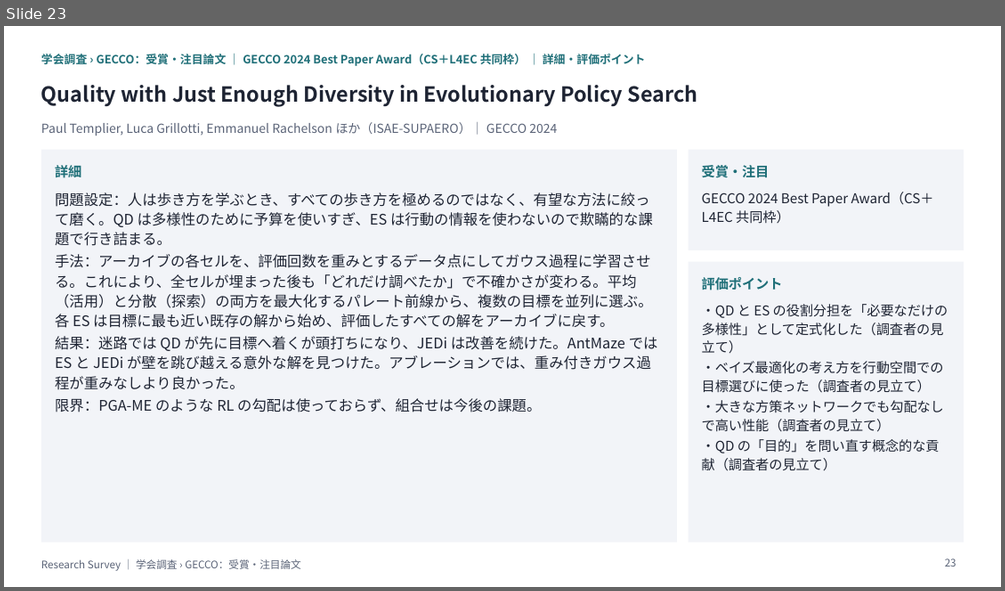
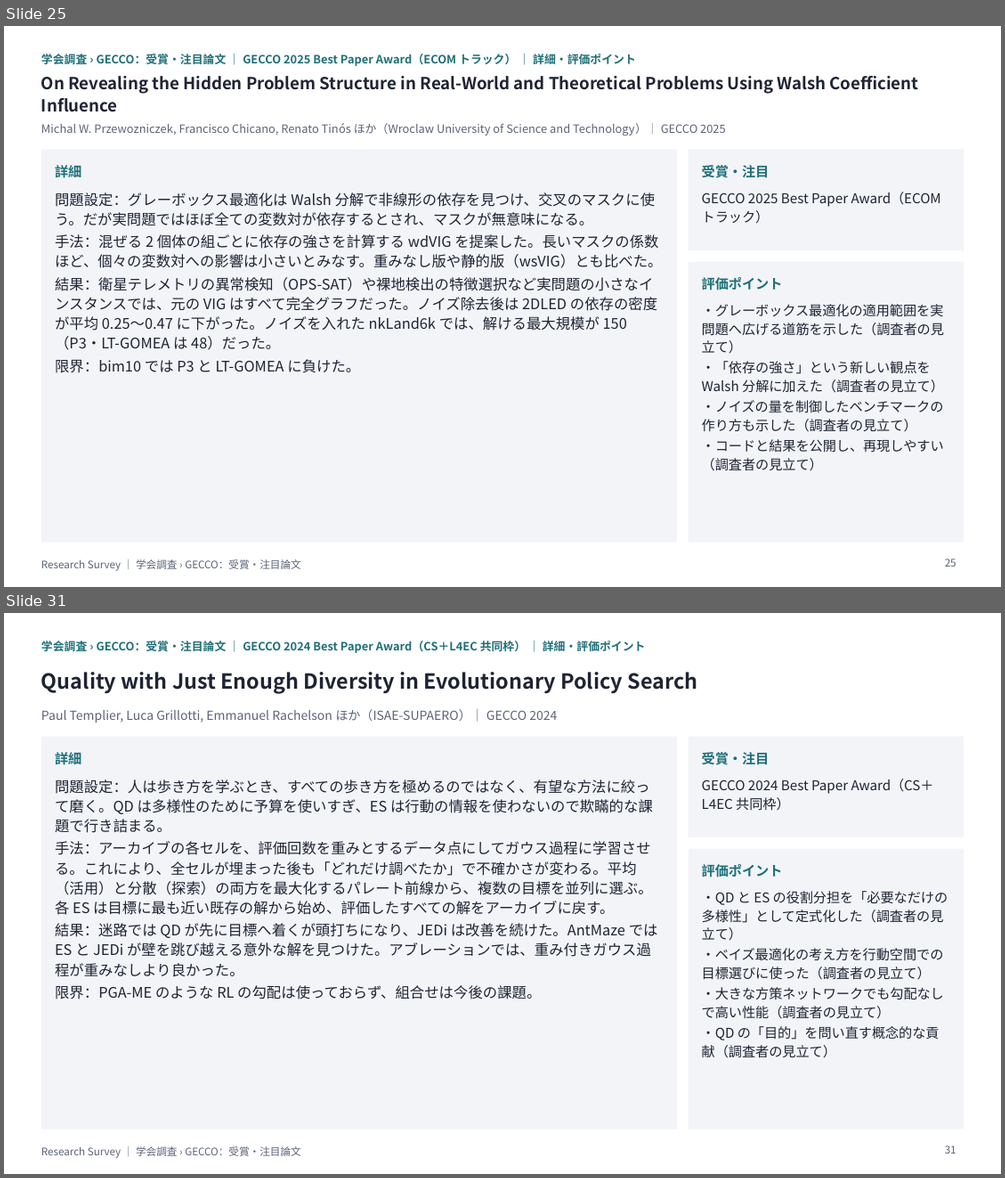
Before and after one commit to create-alt/researches, a slide deck: gecco/gecco.pptx. Shown one above the other, each under a label of ours: slide 23 before the commit, slides 25 and 31 after it; the slides between them are not shown. The pictures are 1005x591 and 1005x1178 pixels, drawn with LibreOffice and Linux fonts; fonts in the diff are those of the drawing. Boxes give left, top, right and bottom in pixels: in the first picture for what was removed or moved away, otherwise in the second. Text is boxed around its words. In the diff, an @@ line names an element or a change of style, - is before the commit and + after.

```diff
--- a/gecco/gecco.pptx
+++ b/gecco/gecco.pptx
@@ slide 25 added at (4,26,1001,587), background #FFFFFF; not listed: 6 template elements that a slide beside it also shows @@
@@ text added at (41,54,636,66), 11 pt, text #1F6F78, bold @@
+学会調査 › GECCO：受賞・注目論文 ｜ GECCO 2025 Best Paper Award（ECOM トラック） ｜ 詳細・評価ポイント
@@ text added at (41,76,919,112), 16 pt, text #1E2433, bold @@
+On Revealing the Hidden Problem Structure in Real-World and Theoretical Problems Using Walsh Coefficient Influence
@@ text added at (41,123,726,135), 11 pt, text #5B6478 @@
+Michal W. Przewozniczek, Francisco Chicano, Renato Tinós ほか（Wroclaw University of Science and Technology）｜ GECCO 2025
@@ text added at (55,192,662,373), 14 pt, text #1E2433 @@
+問題設定：グレーボックス最適化は Walsh 分解で非線形の依存を見つけ、交叉のマスクに使う。だが実問題ではほぼ全ての変数対が依存するとされ、マスクが無意味になる。
+手法：混ぜる 2 個体の組ごとに依存の強さを計算する wdVIG を提案した。長いマスクの係数ほど、個々の変数対への影響は小さいとみなす。重みなし版や静的版（wsVIG）とも比べた。
+結果：衛星テレメトリの異常検知（OPS-SAT）や裸地検出の特徴選択など実問題の小さなインスタンスでは、元の VIG はすべて完全グラフだった。ノイズ除去後は 2DLED の依存の密度が平均 0.25〜0.47 に下がった。ノイズを入れた nkLand6k では、解ける最大規模が 150（P3・LT-GOMEA は 48）だった。
+限界：bim10 では P3 と LT-GOMEA に負けた。
@@ text added at (702,192,941,224), 13 pt, text #1E2433 @@
+GECCO 2025 Best Paper Award（ECOM トラック）
@@ text added at (702,304,944,471), 13 pt, text #1E2433 @@
+・グレーボックス最適化の適用範囲を実問題へ広げる道筋を示した（調査者の見立て）
+・「依存の強さ」という新しい観点を Walsh 分解に加えた（調査者の見立て）
+・ノイズの量を制御したベンチマークの作り方も示した（調査者の見立て）
+・コードと結果を公開し、再現しやすい（調査者の見立て）
@@ text added at (41,559,301,571), 10 pt, text #5B6478 @@
+Research Survey ｜ 学会調査 › GECCO：受賞・注目論文
@@ page number added at (945,558,956,566), 10 pt, text #5B6478 @@
+25
@@ what was slide 23 is now slide 31 @@
@@ page number at (945,1145,956,1153): text changed @@
-23
+31
```
Also in this commit, not shown: 12 slides changed, 9 other slides added, 11 other files.
